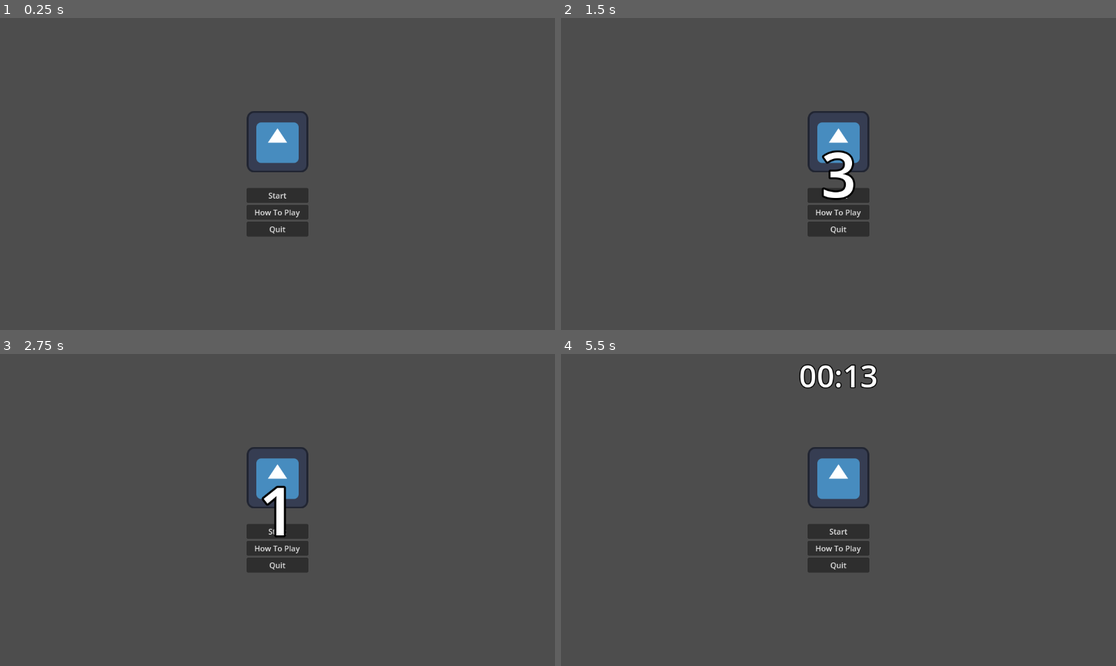
Above: before the commit, frames 1-4 (two rows, left to right).
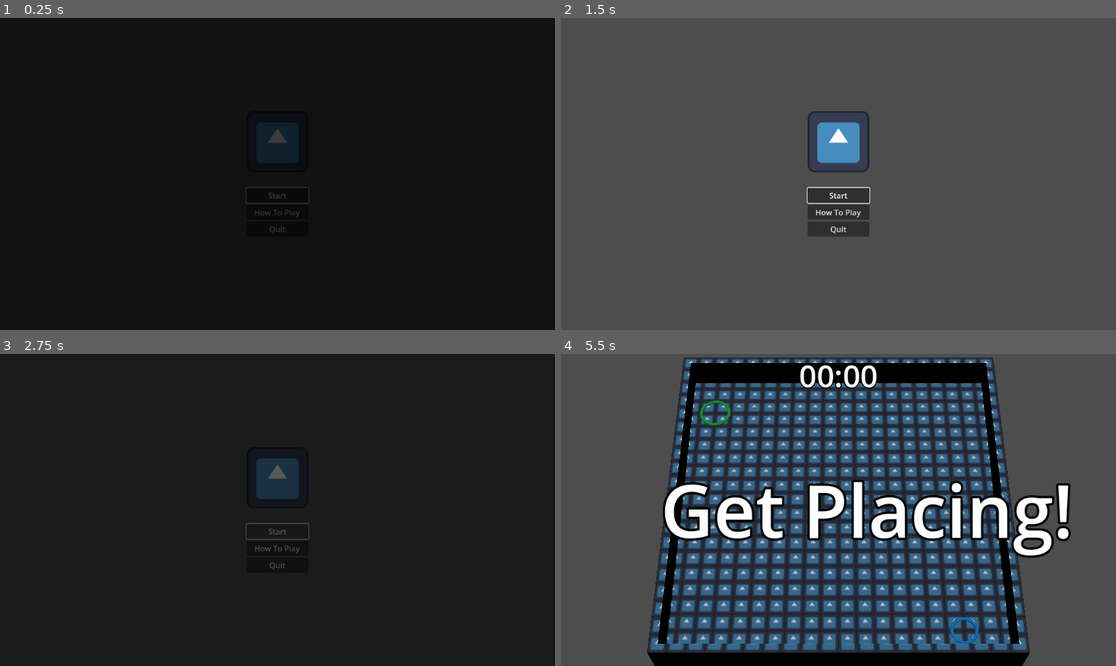
Above: after the commit, the same moments.

Repository: hellocld/bjsjam_xix
Game: Godot game, scene res://src/game/game.tscn
The game is run twice, just before and just after one commit, with the same random seed, the same clock (stepped at 60 frames per second) and the same inputs. The engine's default icon, where the game draws it, is replaced by a stand-in: a white triangle on a blue panel in a dark square.
Inputs (mouse positions are in pixels of both pictures, inside the frame that each line leads up to):
- Up to frame 1 (0.25 s): no input
- Up to frame 2 (1.5 s): click "How To Play" at 0.5 s; click (838, 195) at 1.25 s, where only the run before the commit has a clickable "Start"
- Up to frame 3 (2.75 s): click "Start" at 2 s
- Up to frame 4 (5.5 s): tap Enter at 2.75 s; move the mouse to (960, 494) at 2.77 s; hold D 2.78-3.5 s; tap Backspace at 2.85 s; click (960, 494) at 2.92 s; drag from (727, 525) to (810, 572) at 3.52 s; move the mouse to (894, 441) at 4.27 s; hold D 4.28-5 s; tap F at 4.35 s; click (894, 441) at 4.42 s; drag from (810, 572) to (672, 463) at 5.02 s

The runs differ from the first frame. In frame 1, 100% of the frame differs, in the area x 0-100%, y 0-100%; in frame 2, 0.7%; in frame 3, 99%; in frame 4, 62%.
Error before the commit: Invalid call. Nonexistent function 'state_process' in base 'Nil'. (res://src/game/StateMachine.gd:16)

Commit message:
UI updates, state logic, nearly a game!

Diff:
--- a/project.godot
+++ b/project.godot
@@ -25,6 +25,14 @@
 
 [input]
 
+ui_accept={
+"deadzone": 0.5,
+"events": [Object(InputEventKey,"resource_local_to_scene":false,"resource_name":"","device":0,"window_id":0,"alt_pressed":false,"shift_pressed":false,"ctrl_pressed":false,"meta_pressed":false,"pressed":false,"keycode":4194309,"physical_keycode":0,"key_label":0,"unicode":0,"echo":false,"script":null)
+, Object(InputEventKey,"resource_local_to_scene":false,"resource_name":"","device":0,"window_id":0,"alt_pressed":false,"shift_pressed":false,"ctrl_pressed":false,"meta_pressed":false,"pressed":false,"keycode":4194310,"physical_keycode":0,"key_label":0,"unicode":0,"echo":false,"script":null)
+, Object(InputEventKey,"resource_local_to_scene":false,"resource_name":"","device":0,"window_id":0,"alt_pressed":false,"shift_pressed":false,"ctrl_pressed":false,"meta_pressed":false,"pressed":false,"keycode":32,"physical_keycode":0,"key_label":0,"unicode":32,"echo":false,"script":null)
+, Object(InputEventJoypadButton,"resource_local_to_scene":false,"resource_name":"","device":-1,"button_index":0,"pressure":0.0,"pressed":true,"script":null)
+]
+}
 obstacleplacer_move_up={
 "deadzone": 0.5,
 "events": [Object(InputEventJoypadMotion,"resource_local_to_scene":false,"resource_name":"","device":-1,"axis":1,"axis_value":-1.0,"script":null)
--- /dev/null
+++ b/src/game/HowToPlay.gd
@@ -0,0 +1,8 @@
+class_name HowToPlay
+extends Control
+
+@export var back_button:Button
+
+func _on_visibility_changed():
+	if visible:
+		back_button.grab_focus()
--- /dev/null
+++ b/src/game/MainMenu.gd
@@ -0,0 +1,13 @@
+class_name MainMenu
+extends Control
+
+@export var start_button:Button
+
+
+func _ready() -> void:
+	start_button.grab_focus()
+
+
+func _on_visibility_changed():
+	if visible:
+		start_button.grab_focus()
--- /dev/null
+++ b/src/game/ObstacleUI.gd
@@ -0,0 +1,20 @@
+class_name ObstacleUI
+extends Control
+
+@export var timer:Control
+@export var times_up:Control
+@export var countdown:Control
+
+
+func _ready() -> void:
+	EventBus.obstacle_placement_timeout.connect(_on_obstacle_placement_timeout)
+
+
+func initialize() -> void:
+	timer.visible = true
+	times_up.visible = false
+	countdown.visible = true
+
+
+func _on_obstacle_placement_timeout() -> void:
+	times_up.visible = true
--- a/src/game/StateMachine.gd
+++ b/src/game/StateMachine.gd
@@ -1,8 +1,8 @@
 class_name StateMachine
 extends Node
 
-@onready var game:Game = $".."
-@onready var ui:UI = $"../UI"
+@export var game:Game
+@export var ui:UI
 
 var _current_state: GameState
 
--- a/src/game/game.gd
+++ b/src/game/game.gd
@@ -8,19 +8,13 @@
 
 @onready var _ui:UI = $UI
 
-@onready var _state_machine:StateMachine = $StateMachine
+@export var _state_machine:StateMachine
 
 var _room: RoomBase
 
 
 func _ready() -> void:
-	_ui.mask_hide()
-	EventBus.ui_mask_hidden.connect(on_room_ready, CONNECT_ONE_SHOT)
-	EventBus.map_baked.connect(_on_map_baked)
-
-
-func on_room_ready() -> void:
-	_ui.start_obst_countdown()
+	_state_machine.change_state(StateMainMenu.new(_state_machine))
 
 
 func instance_random_room() -> void:
@@ -28,9 +22,3 @@
 	for child in _room_root.get_children():
 		child.queue_free()
 	_room_root.add_child(_room)
-
-
-func _on_map_baked() -> void:
-	_ui.mask_hide()
-	_room.navigator.ready_up()
-	_room.navigator.start_nav()
--- a/src/game/game.tscn
+++ b/src/game/game.tscn
@@ -1,13 +1,16 @@
-[gd_scene load_steps=26 format=3 uid="uid://4ntbqy6rk18f"]
+[gd_scene load_steps=29 format=3 uid="uid://4ntbqy6rk18f"]
 
 [ext_resource type="Script" path="res://src/game/game.gd" id="1_0xk1w"]
 [ext_resource type="PackedScene" uid="uid://cx5k4egalt1he" path="res://src/rooms/custom/room_corner2corner.tscn" id="2_5u6ya"]
 [ext_resource type="Script" path="res://src/ui/MaskAnimationPlayer.gd" id="3_a7piw"]
 [ext_resource type="Script" path="res://src/ui/ui.gd" id="3_cflfw"]
 [ext_resource type="Script" path="res://src/game/StateMachine.gd" id="3_rg0xt"]
+[ext_resource type="Script" path="res://src/game/MainMenu.gd" id="5_bgmic"]
 [ext_resource type="Script" path="res://src/game/ObstaclePlacementTimer.gd" id="5_ekg4u"]
 [ext_resource type="Script" path="res://src/game/ObstaclePlacementTimerLabel.gd" id="5_oguwo"]
+[ext_resource type="Script" path="res://src/game/HowToPlay.gd" id="7_t432s"]
 [ext_resource type="Texture2D" uid="uid://batwdprjh3tmj" path="res://icon.svg" id="7_xx6ic"]
+[ext_resource type="Script" path="res://src/game/ObstacleUI.gd" id="8_m88xj"]
 
 [sub_resource type="LabelSettings" id="LabelSettings_6iq0u"]
 font_size = 128
@@ -61,6 +64,16 @@
 "Countdown_Obstacles": SubResource("Animation_hhqrx")
 }
 
+[sub_resource type="LabelSettings" id="LabelSettings_tj1t8"]
+font_size = 128
+outline_size = 16
+outline_color = Color(0, 0, 0, 1)
+
+[sub_resource type="LabelSettings" id="LabelSettings_6jcyx"]
+font_size = 64
+outline_size = 8
+outline_color = Color(0, 0, 0, 1)
+
 [sub_resource type="Animation" id="Animation_7ne66"]
 resource_name = "MaskHide"
 tracks/0/type = "value"
@@ -169,22 +182,15 @@
 states/Start/position = Vector2(92, 125)
 transitions = ["MaskShow", "MaskHide", SubResource("AnimationNodeStateMachineTransition_scasa"), "MaskHide", "MaskShow" …(238 unchanged characters)…
 
-[sub_resource type="LabelSettings" id="LabelSettings_6jcyx"]
-font_size = 64
-outline_size = 8
-outline_color = Color(0, 0, 0, 1)
-
-[sub_resource type="LabelSettings" id="LabelSettings_tj1t8"]
-font_size = 128
-outline_size = 16
-outline_color = Color(0, 0, 0, 1)
-
-[node name="Game" type="Node3D"]
+[node name="Game" type="Node3D" node_paths=PackedStringArray("_state_machine")]
 script = ExtResource("1_0xk1w")
 room_pool = Array[PackedScene]([ExtResource("2_5u6ya")])
-
-[node name="StateMachine" type="Node" parent="."]
+_state_machine = NodePath("StateMachine")
+
+[node name="StateMachine" type="Node" parent="." node_paths=PackedStringArray("game", "ui")]
 script = ExtResource("3_rg0xt")
+game = NodePath("..")
+ui = NodePath("../UI")
 
 [node name="Camera3D" type="Camera3D" parent="."]
 transform = Transform3D(1, 0, 0, 0, 0.5, 0.866025, 0, -0.866025, 0.5, 0, 42, 24.5)
@@ -198,7 +204,7 @@
 
 [node name="RoomRoot" type="Node3D" parent="."]
 
-[node name="UI" type="Control" parent="."]
+[node name="UI" type="Control" parent="." node_paths=PackedStringArray("main_menu", "how_to_play", "obstacle_ui")]
 layout_mode = 3
 anchors_preset = 15
 anchor_right = 1.0
@@ -206,8 +212,58 @@
 grow_horizontal = 2
 grow_vertical = 2
 script = ExtResource("3_cflfw")
-
-[node name="MainMenu" type="Control" parent="UI"]
+main_menu = NodePath("MainMenu")
+how_to_play = NodePath("HowToPlay")
+obstacle_ui = NodePath("ObstaclePlacement")
+
+[node name="MainMenu" type="Control" parent="UI" node_paths=PackedStringArray("start_button")]
+layout_mode = 1
+anchors_preset = 15
+anchor_right = 1.0
+anchor_bottom = 1.0
+grow_horizontal = 2
+grow_vertical = 2
+script = ExtResource("5_bgmic")
+start_button = NodePath("MarginContainer/CenterContainer/VBoxContainer/VBoxContainer/Start")
+
+[node name="MarginContainer" type="MarginContainer" parent="UI/MainMenu"]
+layout_mode = 1
+anchors_preset = 15
+anchor_right = 1.0
+anchor_bottom = 1.0
+grow_horizontal = 2
+grow_vertical = 2
+
+[node name="CenterContainer" type="CenterContainer" parent="UI/MainMenu/MarginContainer"]
+layout_mode = 2
+
+[node name="VBoxContainer" type="VBoxContainer" parent="UI/MainMenu/MarginContainer/CenterContainer"]
+layout_mode = 2
+theme_override_constants/separation = 32
+
+[node name="AspectRatioContainer" type="AspectRatioContainer" parent="UI/MainMenu/MarginContainer/CenterContainer/VBoxContainer"]
+layout_mode = 2
+
+[node name="Logo" type="TextureRect" parent="UI/MainMenu/MarginContainer/CenterContainer/VBoxContainer/AspectRatioContainer"]
+layout_mode = 2
+texture = ExtResource("7_xx6ic")
+
+[node name="VBoxContainer" type="VBoxContainer" parent="UI/MainMenu/MarginContainer/CenterContainer/VBoxContainer"]
+layout_mode = 2
+
+[node name="Start" type="Button" parent="UI/MainMenu/MarginContainer/CenterContainer/VBoxContainer/VBoxContainer"]
+layout_mode = 2
+text = "Start"
+
+[node name="HowToPlay" type="Button" parent="UI/MainMenu/MarginContainer/CenterContainer/VBoxContainer/VBoxContainer"]
+layout_mode = 2
+text = "How To Play"
+
+[node name="Quit" type="Button" parent="UI/MainMenu/MarginContainer/CenterContainer/VBoxContainer/VBoxContainer"]
+layout_mode = 2
+text = "Quit"
+
+[node name="HowToPlay" type="Control" parent="UI" node_paths=PackedStringArray("back_button")]
 visible = false
 layout_mode = 1
 anchors_preset = 15
@@ -215,51 +271,8 @@
 anchor_bottom = 1.0
 grow_horizontal = 2
 grow_vertical = 2
-
-[node name="MarginContainer" type="MarginContainer" parent="UI/MainMenu"]
-layout_mode = 1
-anchors_preset = 15
-anchor_right = 1.0
-anchor_bottom = 1.0
-grow_horizontal = 2
-grow_vertical = 2
-
-[node name="CenterContainer" type="CenterContainer" parent="UI/MainMenu/MarginContainer"]
-layout_mode = 2
-
-[node name="VBoxContainer" type="VBoxContainer" parent="UI/MainMenu/MarginContainer/CenterContainer"]
-layout_mode = 2
-theme_override_constants/separation = 32
-
-[node name="AspectRatioContainer" type="AspectRatioContainer" parent="UI/MainMenu/MarginContainer/CenterContainer/VBoxContainer"]
-layout_mode = 2
-
-[node name="Logo" type="TextureRect" parent="UI/MainMenu/MarginContainer/CenterContainer/VBoxContainer/AspectRatioContainer"]
-layout_mode = 2
-texture = ExtResource("7_xx6ic")
-
-[node name="VBoxContainer" type="VBoxContainer" parent="UI/MainMenu/MarginContainer/CenterContainer/VBoxContainer"]
-layout_mode = 2
-
-[node name="Start" type="Button" parent="UI/MainMenu/MarginContainer/CenterContainer/VBoxContainer/VBoxContainer"]
-layout_mode = 2
-text = "Start"
-
-[node name="HowToPlay" type="Button" parent="UI/MainMenu/MarginContainer/CenterContainer/VBoxContainer/VBoxContainer"]
-layout_mode = 2
-text = "How To Play"
-
-[node name="Quit" type="Button" parent="UI/MainMenu/MarginContainer/CenterContainer/VBoxContainer/VBoxContainer"]
-layout_mode = 2
-text = "Quit"
-
-[node name="HowToPlay" type="Control" parent="UI"]
-layout_mode = 1
-anchors_preset = 15
-anchor_right = 1.0
-anchor_bottom = 1.0
-grow_horizontal = 2
-grow_vertical = 2
+script = ExtResource("7_t432s")
+back_button = NodePath("MarginContainer/VBoxContainer/Back")
 
 [node name="MarginContainer" type="MarginContainer" parent="UI/HowToPlay"]
 layout_mode = 1
@@ -287,17 +300,8 @@
 size_flags_horizontal = 4
 text = "Back"
 
-[node name="ScreenMask" type="ColorRect" parent="UI"]
+[node name="Countdown" type="Label" parent="UI"]
 visible = false
-layout_mode = 1
-anchors_preset = 15
-anchor_right = 1.0
-anchor_bottom = 1.0
-grow_horizontal = 2
-grow_vertical = 2
-color = Color(0, 0, 0, 1)
-
-[node name="Countdown" type="Label" parent="UI"]
 layout_mode = 1
 anchors_preset = 8
 anchor_left = 0.5
@@ -322,6 +326,56 @@
 "": SubResource("AnimationLibrary_ytlui")
 }
 
+[node name="ObstaclePlacement" type="Control" parent="UI" node_paths=PackedStringArray("timer", "times_up", "countdown")]
+visible = false
+layout_mode = 1
+anchors_preset = 15
+anchor_right = 1.0
+anchor_bottom = 1.0
+grow_horizontal = 2
+grow_vertical = 2
+script = ExtResource("8_m88xj")
+timer = NodePath("MarginContainer/TimerCenterContainer")
+times_up = NodePath("MarginContainer/TimesUpContainer")
+countdown = NodePath("../Countdown")
+
+[node name="MarginContainer" type="MarginContainer" parent="UI/ObstaclePlacement"]
+layout_mode = 1
+anchors_preset = 15
+anchor_right = 1.0
+anchor_bottom = 1.0
+grow_horizontal = 2
+grow_vertical = 2
+
+[node name="TimesUpContainer" type="CenterContainer" parent="UI/ObstaclePlacement/MarginContainer"]
+layout_mode = 2
+
+[node name="ObstTimesUp" type="Label" parent="UI/ObstaclePlacement/MarginContainer/TimesUpContainer"]
+layout_mode = 2
+text = "Time's Up!"
+label_settings = SubResource("LabelSettings_tj1t8")
+
+[node name="TimerCenterContainer" type="CenterContainer" parent="UI/ObstaclePlacement/MarginContainer"]
+layout_mode = 2
+size_flags_vertical = 0
+
+[node name="ObstaclePlacementTimerLabel" type="Label" parent="UI/ObstaclePlacement/MarginContainer/TimerCenterContainer" node_paths=PackedStringArray("timer")]
+layout_mode = 2
+text = "00:00"
+label_settings = SubResource("LabelSettings_6jcyx")
+script = ExtResource("5_oguwo")
+timer = NodePath("../../../../../ObstaclePlacementTimer")
+
+[node name="ScreenMask" type="ColorRect" parent="UI"]
+layout_mode = 1
+anchors_preset = 15
+anchor_right = 1.0
+anchor_bottom = 1.0
+grow_horizontal = 2
+grow_vertical = 2
+mouse_filter = 2
+color = Color(0, 0, 0, 1)
+
 [node name="MaskAnimationPlayer" type="AnimationPlayer" parent="UI"]
 root_node = NodePath("../..")
 libraries = {
@@ -334,43 +388,6 @@
 anim_player = NodePath("../MaskAnimationPlayer")
 active = true
 
-[node name="MarginContainer" type="MarginContainer" parent="UI"]
-layout_mode = 1
-anchors_preset = 15
-anchor_right = 1.0
-anchor_bottom = 1.0
-grow_horizontal = 2
-grow_vertical = 2
-
-[node name="CenterContainer" type="CenterContainer" parent="UI/MarginContainer"]
-layout_mode = 2
-size_flags_vertical = 0
-
-[node name="ObstaclePlacementTimerLabel" type="Label" parent="UI/MarginContainer/CenterContainer" node_paths=PackedStringArray("timer")]
-visible = false
-layout_mode = 2
-text = "00:00"
-label_settings = SubResource("LabelSettings_6jcyx")
-script = ExtResource("5_oguwo")
-timer = NodePath("../../../../ObstaclePlacementTimer")
-
-[node name="ObstTimesUp" type="Label" parent="UI"]
-visible = false
-layout_mode = 1
-anchors_preset = 8
-anchor_left = 0.5
-anchor_top = 0.5
-anchor_right = 0.5
-anchor_bottom = 0.5
-offset_left = -20.0
-offset_top = -11.5
-offset_right = 20.0
-offset_bottom = 11.5
-grow_horizontal = 2
-grow_vertical = 2
-text = "Time's Up!"
-label_settings = SubResource("LabelSettings_tj1t8")
-
 [node name="DirectionalLight3D" type="DirectionalLight3D" parent="."]
 transform = Transform3D(0.938391, 0.25139, -0.237121, 0, 0.686161, 0.72745, 0.345577, -0.682632, 0.643887, 0, 0, 0)
 visible = false
@@ -383,7 +400,9 @@
 
 [node name="AudioStreamPlayer" type="AudioStreamPlayer" parent="."]
 
+[connection signal="visibility_changed" from="UI/MainMenu" to="UI/MainMenu" method="_on_visibility_changed"]
 [connection signal="pressed" from="UI/MainMenu/MarginContainer/CenterContainer/VBoxContainer/VBoxContainer/Start" to="UI" method="_on_start_pressed"]
 [connection signal="pressed" from="UI/MainMenu/MarginContainer/CenterContainer/VBoxContainer/VBoxContainer/HowToPlay" to="UI" method="_on_how_to_play_pressed"]
 [connection signal="pressed" from="UI/MainMenu/MarginContainer/CenterContainer/VBoxContainer/VBoxContainer/Quit" to="UI" method="_on_quit_pressed"]
+[connection signal="visibility_changed" from="UI/HowToPlay" to="UI/HowToPlay" method="_on_visibility_changed"]
 [connection signal="pressed" from="UI/HowToPlay/MarginContainer/VBoxContainer/Back" to="UI" method="_on_howtoplay_back_pressed"]
--- /dev/null
+++ b/src/states/state_bakenavigation.gd
@@ -0,0 +1,13 @@
+class_name StateBakeNavigation
+extends GameState
+
+
+func state_start() -> void:
+	print_debug("Baking room...")
+	EventBus.map_baked.connect(_on_room_baked)
+	_state_machine.game._room.rebake_room_navigation()
+
+
+func _on_room_baked() -> void:
+	print_debug("Room baked")
+	_state_machine.change_state.call_deferred(StateNavigator.new(_state_machine))
--- a/src/states/state_base.gd
+++ b/src/states/state_base.gd
@@ -6,7 +6,7 @@
 
 
 func _init(state_machine:StateMachine) -> void:
-	pass
+	_state_machine = state_machine
 
 
 func state_start() -> void:
--- a/src/states/state_initroom.gd
+++ b/src/states/state_initroom.gd
@@ -5,6 +5,7 @@
 func state_start() -> void:
 	EventBus.ui_mask_shown.connect(_on_mask_shown, CONNECT_ONE_SHOT)
 	EventBus.room_ready.connect(_on_room_ready, CONNECT_ONE_SHOT)
+	_state_machine.ui.mask_show()
 
 
 func state_end() -> void:
@@ -12,9 +13,10 @@
 
 
 func _on_mask_shown() -> void:
-	_state_machine.game._instance_random_room()
+	_state_machine.ui.hide_main_menu()
+	_state_machine.game.instance_random_room()
 
 
 func _on_room_ready() -> void:
 	_state_machine.ui.mask_hide()
-	_state_machine.change_state(StateObstaclePlacement.new(_state_machine))
+	_state_machine.change_state.call_deferred(StateObstaclePlacement.new(_state_machine))
--- a/src/states/state_mainmenu.gd
+++ b/src/states/state_mainmenu.gd
@@ -18,4 +18,4 @@
 
 
 func _on_game_start_clicked() -> void:
-	_state_machine.change_state(StateInitRoom.new(_state_machine))
+	_state_machine.change_state.call_deferred(StateInitRoom.new(_state_machine))
--- a/src/states/state_navigator.gd
+++ b/src/states/state_navigator.gd
@@ -1 +1,14 @@
+class_name StateNavigator
 extends GameState
+
+
+func state_start() -> void:
+	_state_machine.game._room.navigator.ready_up()
+	EventBus.ui_mask_hidden.connect(_on_mask_hidden, CONNECT_ONE_SHOT)
+	_state_machine.ui.mask_hide()
+
+
+func _on_mask_hidden() -> void:
+	# Start the timer
+	# Get navigating!
+	pass
--- a/src/states/state_obstacleplacement.gd
+++ b/src/states/state_obstacleplacement.gd
@@ -1,2 +1,25 @@
 class_name StateObstaclePlacement
 extends GameState
+
+
+func state_start() -> void:
+	EventBus.obstacle_placement_started.connect(_on_obstacle_placement_started)
+	EventBus.obstacle_placement_timeout.connect(_on_obstacle_placement_timeout)
+	_state_machine.ui.obstacle_ui.initialize()
+	_state_machine.ui.show_obst_ui()
+	_state_machine.ui.start_obst_countdown()
+
+
+func _on_obstacle_placement_started() -> void:
+	_state_machine.ui.show_obst_timeup()
+
+
+func _on_obstacle_placement_timeout() -> void:
+	var timer = _state_machine.get_tree().create_timer(3)
+	timer.timeout.connect(_state_machine.ui.mask_show, CONNECT_ONE_SHOT)
+	EventBus.ui_mask_shown.connect(_on_timesup_mask_shown, CONNECT_ONE_SHOT)
+
+
+func _on_timesup_mask_shown() -> void:
+	_state_machine.ui.hide_obst_ui()
+	_state_machine.change_state.call_deferred(StateBakeNavigation.new(_state_machine))
--- a/src/ui/ui.gd
+++ b/src/ui/ui.gd
@@ -2,24 +2,27 @@
 extends Control
 
 signal game_start_pressed()
+
+@export var main_menu:MainMenu
+@export var how_to_play:HowToPlay
+@export var obstacle_ui:ObstacleUI
+
 
 var _state_machine: AnimationNodeStateMachinePlayback
 
 
 func _ready() -> void:
 	_state_machine = $MaskAnimationTree["parameters/playback"]
-	EventBus.obstacle_placement_timeout.connect(_on_obst_placement_timeout)
 	$MainMenu.visible = true
 	$HowToPlay.visible = false
 
 
 func show_main_menu() -> void:
-	$MainMenu.visible = true
+	main_menu.visible = true
 
 
 func hide_main_menu() -> void:
-	$MainMenu.visible = false
-
+	main_menu.visible = false
 
 
 func mask_hide() -> void:
@@ -28,6 +31,22 @@
 
 func mask_show() -> void:
 	_state_machine.travel("MaskShow")
+
+
+func show_obst_ui() -> void:
+	obstacle_ui.visible = true
+
+
+func hide_obst_ui() -> void:
+	obstacle_ui.visible = false
+
+
+func show_obst_timeup() -> void:
+	pass
+
+
+func hide_obst_timeup() -> void:
+	pass
 
 
 func start_obst_countdown() -> void:
@@ -43,6 +62,7 @@
 	var timer = get_tree().create_timer(3)
 	timer.timeout.connect(mask_show)
 	EventBus.ui_mask_shown.connect(_on_timesup_mask_shown, CONNECT_ONE_SHOT)
+
 
 func _on_timesup_mask_shown() -> void:
 	$ObstTimesUp.visible = false
